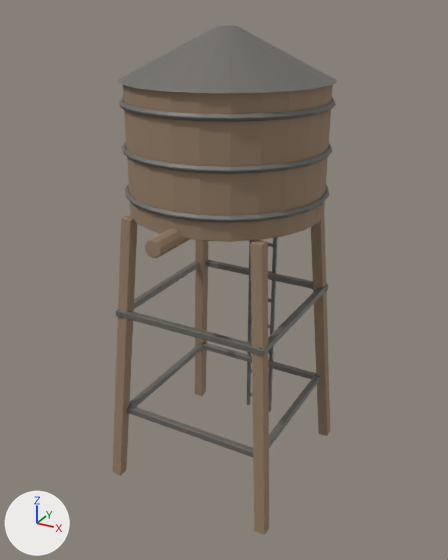
Two versions of the glTF model assets/models/watertower.glb, one commit apart.
Rendered twice from a 50 mm camera at (3.41, -6.28, 5.8) aimed at (0.06, -0.18, 2.75). The lights are fixed; the arrows at lower left show +X, +Y and +Z. The older version comes first. Where no turn or scale is listed for an object, it has been applied to the vertices. Vertices at exactly the same position are counted once.

Names of what the first picture shows: 'leg'.
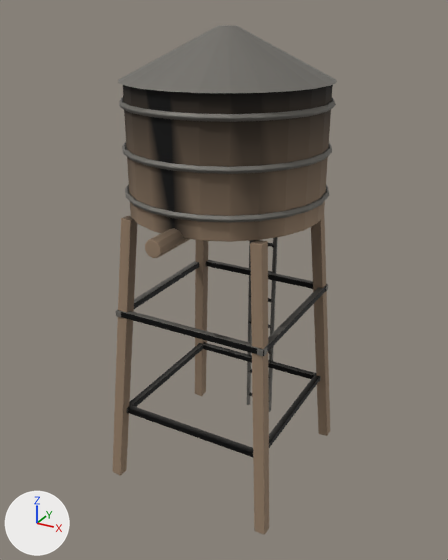
Pixel boxes (x1, y1, x2, y2) of what changed, in the pictures (448 x 560 px):
'leg', recoloured (darker)
    both: (117, 83, 335, 460)

The change, as a diff of the scene's bpy script:
```diff
--- a/assets/models/watertower.glb.py
+++ b/assets/models/watertower.glb.py
@@ mat_metal_rust @@
 n0 = _N.new('ShaderNodeBsdfPrincipled'); n0.name = 'Principled BSDF'
-n0.inputs[0].default_value = (0.34, 0.24, 0.16, 1.0)  # 'Base Color', brown #9e866f
 n0.inputs[1].default_value = 0.25  # 'Metallic'
@@ mat_metal_rust @@
 n1 = _N.new('ShaderNodeOutputMaterial'); n1.name = 'Material Output'
+n2 = _N.new('ShaderNodeMix'); n2.name = 'Mix'
+n2.data_type = 'RGBA'
+n2.blend_type = 'MULTIPLY'
+n2.inputs[0].default_value = 1.0  # 'Factor'
+n2.inputs[7].default_value = (0.34, 0.24, 0.16, 1.0)  # 'B', brown #9e866f
+n3 = _N.new('ShaderNodeVertexColor'); n3.name = 'Color Attribute'
 _L.new(n0.outputs[0], n1.inputs[0])  # 'BSDF' to 'Surface'
+_L.new(n2.outputs[2], n0.inputs[0])  # 'Result' to 'Base Color'
+_L.new(n3.outputs[0], n2.inputs[6])  # 'Color' to 'A'
@@ mat_metal_dark @@
 n0 = _N.new('ShaderNodeBsdfPrincipled'); n0.name = 'Principled BSDF'
-n0.inputs[0].default_value = (0.2, 0.19, 0.17, 1.0)  # 'Base Color', grey #7c7973
 n0.inputs[1].default_value = 0.5  # 'Metallic'
@@ mat_metal_dark @@
 n1 = _N.new('ShaderNodeOutputMaterial'); n1.name = 'Material Output'
+n2 = _N.new('ShaderNodeMix'); n2.name = 'Mix'
+n2.data_type = 'RGBA'
+n2.blend_type = 'MULTIPLY'
+n2.inputs[0].default_value = 1.0  # 'Factor'
+n2.inputs[7].default_value = (0.2, 0.19, 0.17, 1.0)  # 'B', grey #7c7973
+n3 = _N.new('ShaderNodeVertexColor'); n3.name = 'Color Attribute'
 _L.new(n0.outputs[0], n1.inputs[0])  # 'BSDF' to 'Surface'
+_L.new(n2.outputs[2], n0.inputs[0])  # 'Result' to 'Base Color'
+_L.new(n3.outputs[0], n2.inputs[6])  # 'Color' to 'A'
@@ me_cube @@
 me_cube.from_pydata(...)  # 2724 vertices, 5340 faces; spans x -0.25..2.15, y -0.6..2.15, z -1.8..3.83
 # used by ob_leg; location = (-0.95, -0.95, 1.8)
+# me_cube part 1: vertex colours changed
 me_cube.materials.append(mat_metal_rust)
```
